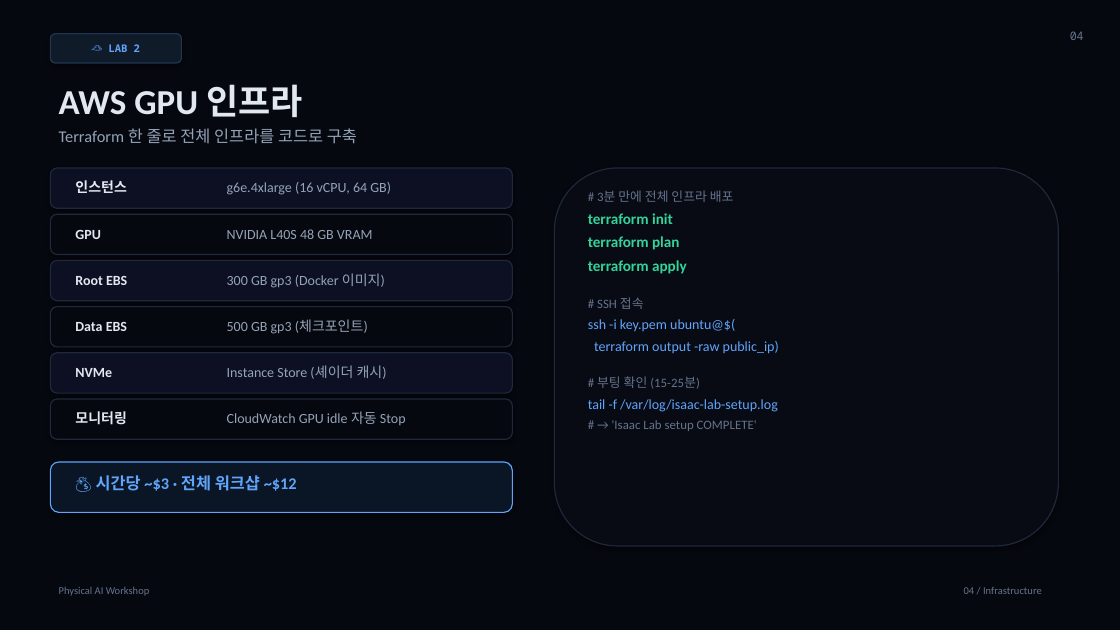
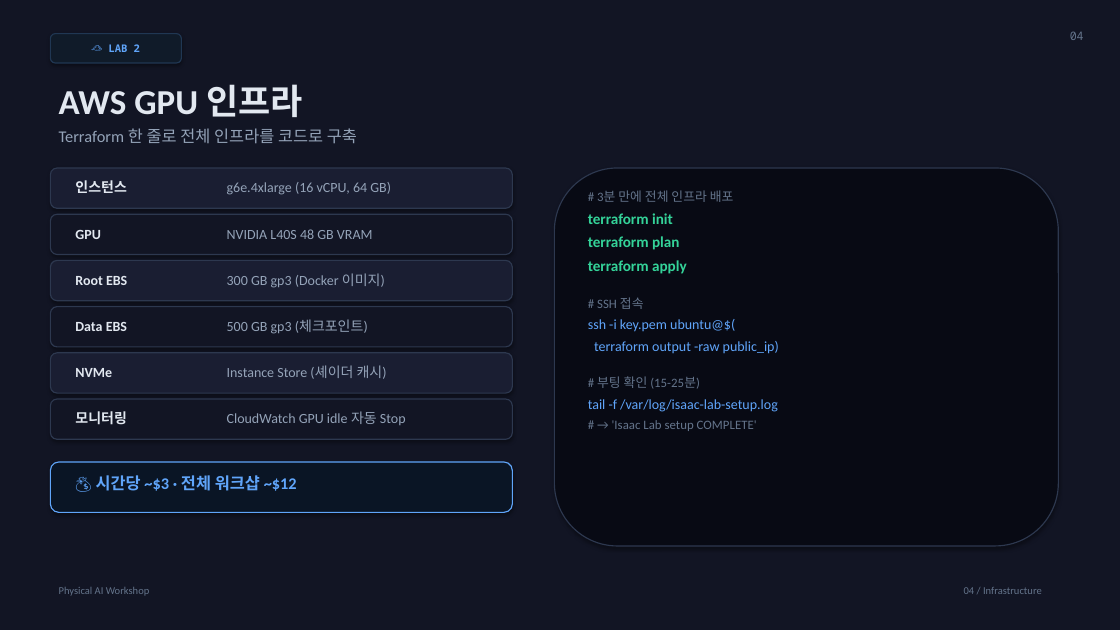
Before and after one commit to comeddy/pai-sim-isaaclab, a slide deck: slide 4 of Physical_AI_Workshop.pptx. Drawn at 1120x630 pixels with LibreOffice and Linux fonts; fonts in the diff are those of the drawing. Boxes give left, top, right and bottom in pixels: in the first picture for what was removed or moved away, otherwise in the second. Text is boxed around its words. In the diff, an @@ line names an element or a change of style, - is before the commit and + after.

```diff
--- a/Physical_AI_Workshop.pptx
+++ b/Physical_AI_Workshop.pptx
@@ background #06080F to #121524 @@
@@ rounded rectangle at <box>555,168,1059,546</box>: outline #1E293B 1 pt to #2D384F 1 pt @@
@@ fill #0C1022 to #1A1E32; outline #1E293B 1 pt to #2D384F 1 pt in 3 elements at <box>50,168,513,208</box>, <box>50,260,513,301</box>, <box>50,353,513,393</box> @@
@@ fill #06080F to #121524; outline #1E293B 1 pt to #2D384F 1 pt in 3 elements at <box>50,214,513,255</box>, <box>50,307,513,347</box>, <box>50,399,513,439</box> @@
```
Also in this commit, not shown: 13 other slides changed.
